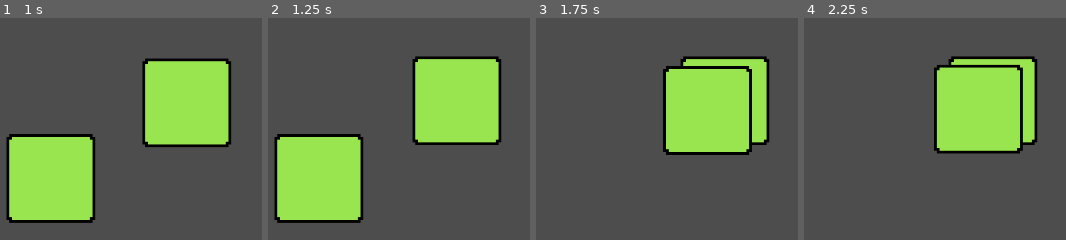
Above: before the commit, frames 1-4 (left to right).
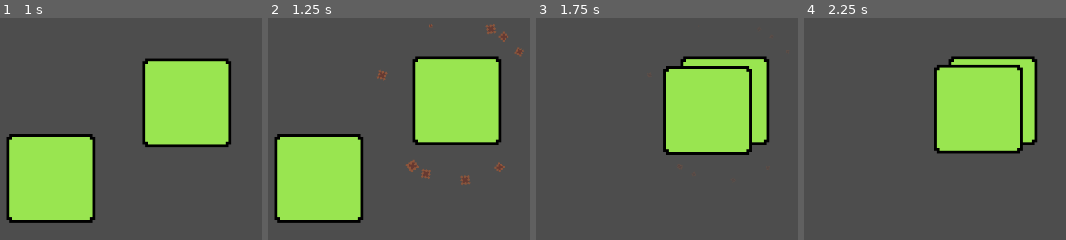
Above: after the commit, the same moments.

Repository: somelostbones/Godot-Reuseable-Modules
Game: Godot game, scene res://DraggableArea2D/test_scene_draggableArea2D.tscn
The game is run twice, just before and just after one commit, with the same random seed, the same clock (stepped at 60 frames per second) and the same inputs. The project has no main scene, so this scene is started directly.
Inputs (mouse positions are in pixels of both pictures, inside the frame that each line leads up to):
- Up to frame 1 (1 s): tap Enter at 0.5 s; drag from (117, 188) to (196, 91) at 0.52 s
- Up to frame 2 (1.25 s): no input
- Up to frame 3 (1.75 s): drag from (585, 177) to (724, 100) at 1.27 s
- Up to frame 4 (2.25 s): tap Space at 2 s; move the mouse to (1000, 91) at 2.02 s; click (1000, 91) at 2.17 s

Frame 1 is identical in both runs. In frame 2, 0.9% of the frame differs, in the area x 41-98%, y 2-76%; in frame 3, less than 0.1%; in frame 4, nothing differs.

Commit message:
DraggableArea tweaks

Diff:
--- a/DraggableArea2D/DraggableArea2D.gd
+++ b/DraggableArea2D/DraggableArea2D.gd
@@ -17,6 +17,8 @@
 @export_category("Effects")
 
 @export var particles:GPUParticles2D
+@export var scale_particles_to_sprite:bool = false
+@export var scale_factor:float = 1
 @export var audio_stream_player:AudioStreamPlayer2D
 @export var audio_stream:AudioStream
 @export var random_pitch_range:float
@@ -39,6 +41,13 @@
 	var viewport = get_viewport()
 	viewport.physics_object_picking_first_only = true
 	viewport.physics_object_picking_sort = true
+
+	if particles != null && scale_particles_to_sprite:
+		if sprite == null:
+			push_error("scaling particles requires a sprite to scale too")
+		else:
+			particles.scale = (sprite.get_rect().size/2) * scale_factor
+
 
 	dropped.connect(on_dropped)
 	pass
@@ -71,7 +80,7 @@
 
 	if audio_stream_player != null && audio_stream != null:
 		audio_stream_player.stream = audio_stream
-		audio_stream_player.pitch_scale = randf_range(-random_pitch_range, random_pitch_range)
+		audio_stream_player.pitch_scale = randf_range(1-random_pitch_range, 1+random_pitch_range)
 		audio_stream_player.play()
 
 func _input_event(viewport: Viewport, event: InputEvent, shape_idx: int) -> void:
@@ -84,12 +93,13 @@
 		target_rotation = target_rotation + deg_to_rad(degree_per_rotate)
 
 func _input(event: InputEvent) -> void:
-	var is_mouse_button = event is InputEventMouseButton && event.button_index == MOUSE_BUTTON_LEFT
-	if (grab_action == "" && is_mouse_button && !event.pressed) || (grab_action != "" && event.is_action_released(grab_action)):
-		is_dragging = false
-		position_grabbed = Vector2.ZERO
-		dropped.emit()
-		pass
+	if is_dragging:
+		var is_mouse_button = event is InputEventMouseButton && event.button_index == MOUSE_BUTTON_LEFT
+		if (grab_action == "" && is_mouse_button && !event.pressed) || (grab_action != "" && event.is_action_released(grab_action)) :
+			is_dragging = false
+			position_grabbed = Vector2.ZERO
+			dropped.emit()
+			pass
 
 
 func _get_configuration_warnings() -> PackedStringArray:
--- a/DraggableArea2D/DraggableManager.gd
+++ /dev/null
@@ -1,16 +0,0 @@
-extends Node2D
-class_name DraggableManager
-
-# Called when the node enters the scene tree for the first time.
-func _ready() -> void:
-	for child in get_children():
-		if child is DraggableArea2D:
-			child.dropped.connect(check_grab_attempt)
-
-
-func check_grab_attempt(draggable:DraggableArea2D):
-	draggable.grab_allowed = true
-	pass
-# Called every frame. 'delta' is the elapsed time since the previous frame.
-func _process(delta: float) -> void:
-	pass
--- /dev/null
+++ b/DraggableArea2D/test_resources/drop_particles.tscn
@@ -0,0 +1,64 @@
+[gd_scene format=3 uid="uid://cqkbu6vq1tnnb"]
+
+[ext_resource type="Texture2D" uid="uid://bnu5svb6h4vvk" path="res://test_sprites/Sprite-0001.png" id="1_uidih"]
+
+[sub_resource type="Curve" id="Curve_qdc7l"]
+_data = [Vector2(0, 1), 0.0, 0.25299868, 0, 0, Vector2(1, 0), 0.0, 0.0, 0, 0]
+point_count = 2
+
+[sub_resource type="CurveTexture" id="CurveTexture_7p70q"]
+curve = SubResource("Curve_qdc7l")
+
+[sub_resource type="Curve" id="Curve_rsveq"]
+_limits = [-360.0, 360.0, 0.0, 1.0]
+_data = [Vector2(0.009363294, 328.9792), 0.0, -384.11813, 0, 0, Vector2(1, 76.67694), 0.0, 0.0, 0, 0]
+point_count = 2
+
+[sub_resource type="CurveTexture" id="CurveTexture_8i5n4"]
+curve = SubResource("Curve_rsveq")
+
+[sub_resource type="Curve" id="Curve_0hol4"]
+_limits = [0.0, 10.0, 0.0, 1.0]
+_data = [Vector2(0, 4.858595), 0.0, -13.257349, 0, 0, Vector2(0.25093633, 0), 0.0, 0.0, 0, 0]
+point_count = 2
+
+[sub_resource type="CurveTexture" id="CurveTexture_q6r6c"]
+curve = SubResource("Curve_0hol4")
+
+[sub_resource type="Curve" id="Curve_2v8cs"]
+_data = [Vector2(0, 1), 0.0, 0.0, 0, 0, Vector2(1, 0.24458683), 0.0, 0.0, 0, 0]
+point_count = 2
+
+[sub_resource type="CurveTexture" id="CurveTexture_alluo"]
+curve = SubResource("Curve_2v8cs")
+
+[sub_resource type="ParticleProcessMaterial" id="ParticleProcessMaterial_kdubu"]
+particle_flag_disable_z = true
+emission_shape = 6
+emission_ring_axis = Vector3(0, 0, 1)
+emission_ring_height = 1.0
+emission_ring_radius = 1.0
+emission_ring_inner_radius = 1.0
+emission_ring_cone_angle = 90.0
+angle_min = -325.4
+angle_max = 233.10002
+direction = Vector3(0, 0, 0)
+angular_velocity_min = 0.9999839
+angular_velocity_max = 0.9999839
+angular_velocity_curve = SubResource("CurveTexture_8i5n4")
+radial_velocity_min = 9.999977
+radial_velocity_max = 9.999977
+radial_velocity_curve = SubResource("CurveTexture_q6r6c")
+gravity = Vector3(0, 0, 0)
+scale_min = 0.25
+scale_curve = SubResource("CurveTexture_alluo")
+alpha_curve = SubResource("CurveTexture_7p70q")
+
+[node name="drop_particles" type="GPUParticles2D" unique_id=1538847477]
+z_index = -1
+emitting = false
+amount = 10
+texture = ExtResource("1_uidih")
+one_shot = true
+explosiveness = 0.9
+process_material = SubResource("ParticleProcessMaterial_kdubu")
--- a/DraggableArea2D/test_scene_draggableArea2D.tscn
+++ b/DraggableArea2D/test_scene_draggableArea2D.tscn
@@ -3,6 +3,8 @@
 [ext_resource type="Script" uid="uid://rpieu4mvm4ba" path="res://DraggableArea2D/DraggableArea2D.gd" id="2_bwh4a"]
 [ext_resource type="Script" uid="uid://bqcux5gapw1na" path="res://CollisonSprite/CollisonSprite.gd" id="3_aby2n"]
 [ext_resource type="Texture2D" uid="uid://fq1ylhntaoy3" path="res://test_sprites/test_box.png" id="3_gdnye"]
+[ext_resource type="PackedScene" uid="uid://cqkbu6vq1tnnb" path="res://DraggableArea2D/test_resources/drop_particles.tscn" id="4_bwh4a"]
+[ext_resource type="AudioStream" uid="uid://bnu12uhhlx2xh" path="res://DraggableArea2D/test_resources/467056__kelsey_w__glass-place.wav" id="5_aby2n"]
 
 [node name="TestSceneDraggableArea2d" type="Node2D" unique_id=1985552336]
 
@@ -11,12 +13,16 @@
 
 [node name="Node2D" type="Node2D" parent="." unique_id=905543626]
 
-[node name="DraggableArea2D" type="Area2D" parent="Node2D" unique_id=1555106127 node_paths=PackedStringArray("sprite")]
+[node name="DraggableArea2D" type="Area2D" parent="Node2D" unique_id=1555106127 node_paths=PackedStringArray("sprite", "particles")]
 script = ExtResource("2_bwh4a")
 sprite = NodePath("Sprite2D")
 rotate_action = null
 rotation_speed = null
 degree_per_rotate = null
+particles = NodePath("drop_particles")
+scale_particles_to_sprite = true
+scale_factor = 1.5
+random_pitch_range = null
 metadata/_custom_type_script = "uid://rpieu4mvm4ba"
 
 [node name="CollisonSprite2D" type="CollisionPolygon2D" parent="Node2D/DraggableArea2D" unique_id=1748868250]
@@ -28,10 +34,17 @@
 [node name="Sprite2D" type="Sprite2D" parent="Node2D/DraggableArea2D" unique_id=1333343033]
 texture = ExtResource("3_gdnye")
 
-[node name="DraggableArea2D2" type="Area2D" parent="Node2D" unique_id=1113267321 node_paths=PackedStringArray("sprite")]
+[node name="drop_particles" parent="Node2D/DraggableArea2D" unique_id=1538847477 instance=ExtResource("4_bwh4a")]
+
+[node name="DraggableArea2D2" type="Area2D" parent="Node2D" unique_id=1113267321 node_paths=PackedStringArray("sprite", "audio_stream_player")]
 position = Vector2(-24, -4)
 script = ExtResource("2_bwh4a")
 sprite = NodePath("Sprite2D")
+scale_particles_to_sprite = null
+scale_factor = null
+audio_stream_player = NodePath("AudioStreamPlayer2D")
+audio_stream = ExtResource("5_aby2n")
+random_pitch_range = 0.05
 metadata/_custom_type_script = "uid://rpieu4mvm4ba"
 
 [node name="CollisonSprite2D" type="CollisionPolygon2D" parent="Node2D/DraggableArea2D2" unique_id=1415170218]
@@ -42,3 +55,6 @@
 
 [node name="Sprite2D" type="Sprite2D" parent="Node2D/DraggableArea2D2" unique_id=1943636071]
 texture = ExtResource("3_gdnye")
+
+[node name="AudioStreamPlayer2D" type="AudioStreamPlayer2D" parent="Node2D/DraggableArea2D2" unique_id=1879044227]
+pitch_scale = 0.49
Not shown, removed: DraggableArea2D/DraggableManager.gd.uid
Not shown, added: DraggableArea2D/test_resources/467056__kelsey_w__glass-place.wav.import
Binary file added: test_sprites/Sprite-0001.png
Not shown, added: test_sprites/Sprite-0001.png.import
Not shown, added: DraggableArea2D/test_resources/467056__kelsey_w__glass-place.wav
